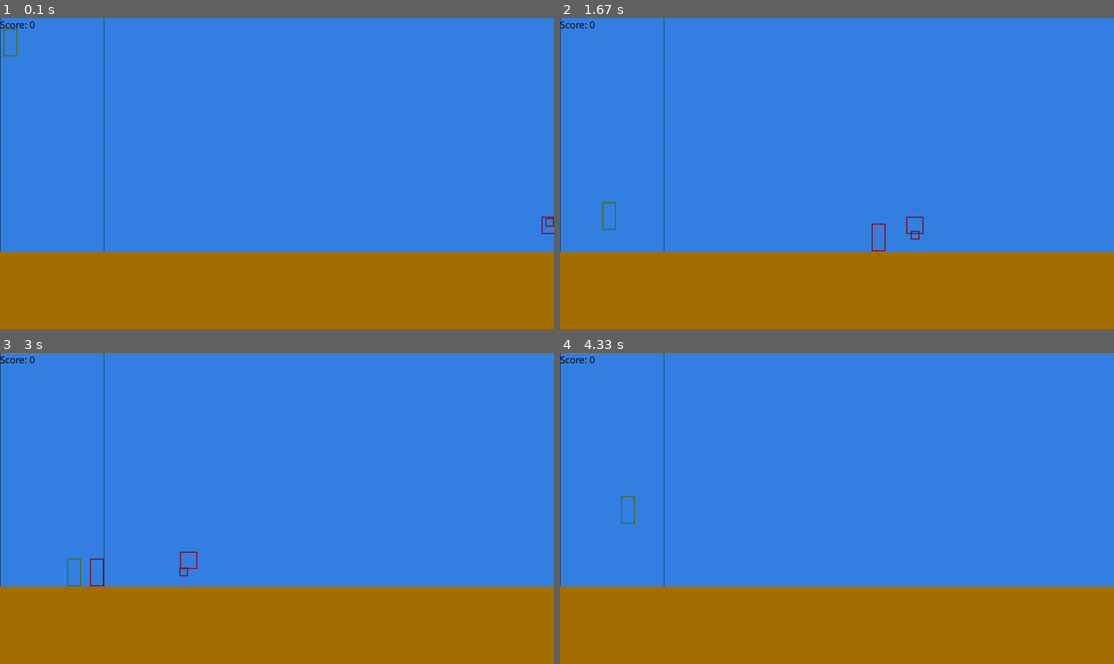
Above: before the commit, frames 1-4 (two rows, left to right).
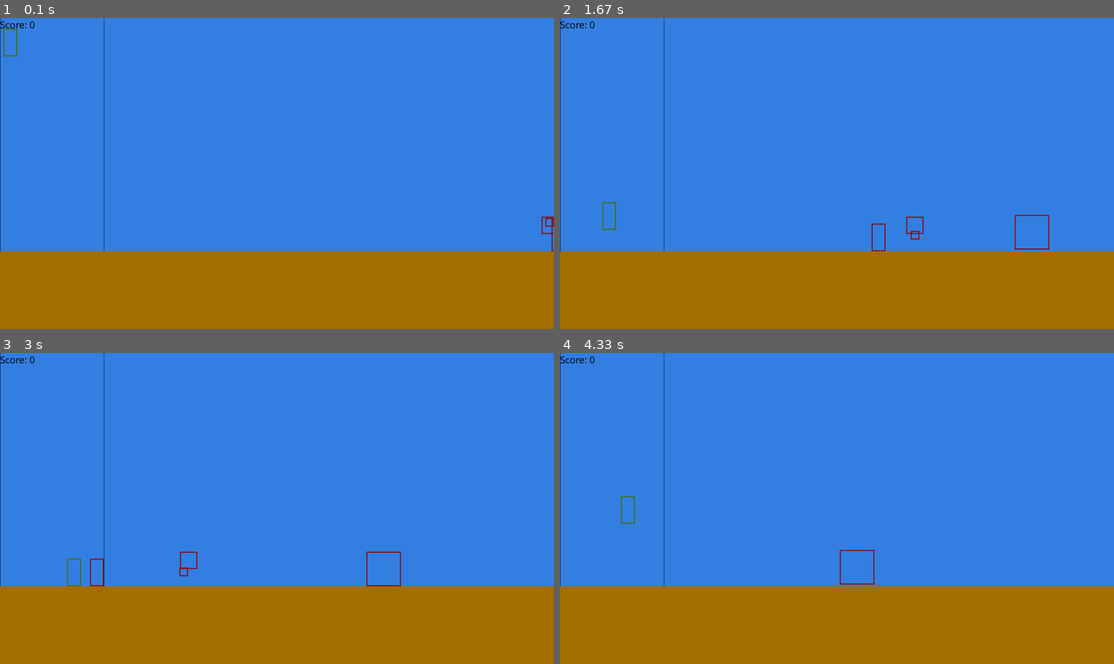
Above: after the commit, the same moments.

Repository: D3t3rm1nat1on/OurGame_PyGame
Game: pygame game, started from src/main.py
Same seed, same stepped clock (60 frames per second), same inputs: the game is played once before the commit and once after it.
Inputs:
- Up to frame 1 (0.1 s): no input
- Up to frame 2 (1.67 s): hold Right 0.33-0.8 s; hold Up 0.83-1.13 s; hold Right 1.17-1.63 s
- Up to frame 3 (3 s): hold Down 1.67-1.97 s; hold Up 2-2.37 s; hold Right from 2.4 s (still down)
- Up to frame 4 (4.33 s): release Right at 3.03 s; hold Down 3.07-3.43 s; hold Right 3.47-3.93 s; hold Up 3.97-4.27 s; hold Right from 4.3 s (still down)

The runs differ from the first frame. In frame 1, less than 0.1% of the frame differs, in the area x 99-100%, y 64-76%; in frame 2, 0.1%, in the area x 82-89%, y 63-75%; in frame 3, 0.1%; in frame 4, 0.1%.

Commit message:
UnitBirdBomb + Player + refactor

Diff:
--- a/src/command/MoveCommand.py
+++ b/src/command/MoveCommand.py
@@ -1,9 +1,15 @@
 from pygame.math import Vector2
 
 from .Command import Command
+from src.state import Unit
+from src.state import GameState
 
 
 class MoveCommand(Command):
+
+    unit: Unit
+    state: GameState
+
     def __init__(self, state, unit):
         self.state = state
         self.unit = unit
--- a/src/command/MoveEnemyCommand.py
+++ b/src/command/MoveEnemyCommand.py
@@ -1,12 +1,14 @@
-import math
 import random
 
 from pygame.math import Vector2
 
+from src.state import Unit
 from .MoveCommand import MoveCommand
 
 
 class MoveEnemyCommand(MoveCommand):
+    player_unit: Unit
+
     def __init__(self, state, enemy, player_unit):
         super().__init__(state, enemy)
         self.player_unit = player_unit
@@ -21,9 +23,9 @@
             self.state.score += 1
         # враг ударил игрока
         if self.unit.rect_collision.colliderect(self.player_unit.rect_collision):
-            #rand = random.randint(self.state.world_size.x / 2, self.state.world_size.x)
-            #self.unit.position = Vector2(rand, self.state.ground.y - 100)
-            enemy.is_alive = False
+            self.unit.hit()
+            if self.unit.is_killable:
+                self.state.enemies.remove(self.unit)
             self.player_unit.position.x -= 20
             if self.player_unit.position.x < 0:
                 print("LOG: PakeT T H I C C")
--- a/src/main.py
+++ b/src/main.py
@@ -17,7 +17,7 @@
         self.window_proportion = 1
         self.state = GameState()
         self.state.ground = pygame.Rect(self.state.ground, self.state.world_size)
-        self.player = states.Unit(full_size=Vector2(40, 80))
+        self.player = states.Player(full_size=Vector2(40, 80), max_speed_x=10, affected_by_gravity=True)
         self.window = pygame.display.set_mode((int(self.state.world_size.x) * self.window_proportion,
                                                int(self.state.world_size.y) * self.window_proportion))
         pygame.display.set_caption("Наша игра")
@@ -25,14 +25,20 @@
         self.clock = pygame.time.Clock()
         self.running = True
 
-        self.state.enemies.append(states.Unit(position=Vector2(self.state.world_size.x + 100, 20), speed=Vector2(-8, 0)))
-        self.state.enemies.append(states.Unit(position=Vector2(self.state.world_size.x, self.state.ground.y - 100), speed=Vector2(-6, 0),
+        self.state.enemies.append(
+            states.Unit(position=Vector2(self.state.world_size.x + 100, 20), speed=Vector2(-8, 0)))
+        self.state.enemies.append(
+            states.Unit(position=Vector2(self.state.world_size.x, self.state.ground.y - 100), speed=Vector2(-6, 0),
                         full_size=Vector2(50, 50), affected_by_gravity=False))
-        bird = states.UnitBird(position=Vector2(self.state.world_size.x, self.state.ground.y - 100), speed=Vector2(-6, 0),
-                        full_size=Vector2(25, 25), affected_by_gravity=False)
+        bird = states.UnitBird(position=Vector2(self.state.world_size.x, self.state.ground.y - 100),
+                               speed=Vector2(-6, 0),
+                               full_size=Vector2(25, 25), affected_by_gravity=False)
         self.state.enemies.append(bird)
 
-
+        bomb = states.UnitBirdBomb(position=Vector2(self.state.world_size.x, self.state.ground.y - 100),
+                                   speed=Vector2(-3, 0),
+                                   full_size=Vector2(100, 100), affected_by_gravity=False)
+        self.state.enemies.append(bomb)
 
         self.commands = []
 
@@ -77,11 +83,6 @@
         for enemy in self.state.enemies:
             MoveEnemyCommand(self.state, enemy, self.player).run()
 
-        for enemy in self.state.enemies:
-            if not enemy.is_alive:
-                self.state.enemies.remove(enemy)
-
-
     def render(self):
         self.window.fill((53, 129, 227))
 
--- /dev/null
+++ b/src/state/Player.py
@@ -0,0 +1,18 @@
+import math
+
+from .Unit import Unit
+from pygame.math import Vector2
+
+
+class Player(Unit):
+    max_speed_x: float
+
+    def __init__(self, position=Vector2(10, 20), speed=Vector2(0, 0), full_size=Vector2(40, 80),
+                 affected_by_gravity=False, max_speed_x=10.0):
+        super().__init__(position, speed, full_size,
+                         affected_by_gravity)
+        self.max_speed_x = max_speed_x
+
+    def unique_movement(self):
+        if self.speed.x > self.max_speed_x:
+            self.speed.x = self.max_speed_x
--- a/src/state/Unit.py
+++ b/src/state/Unit.py
@@ -6,7 +6,6 @@
 
 class Unit:
     position: Vector2
-    is_alive: bool
     speed: Vector2
     delta_speed: Vector2
     full_size: Vector2
@@ -26,7 +25,7 @@
         :type full_size Vector2
         :type affected_by_gravity bool
         """
-        self.is_alive = True
+        self.is_killable = True
         self.position = position
         self.speed = speed
         self.delta_speed = Vector2(0, 0)
@@ -40,3 +39,6 @@
 
     def unique_movement(self):
         pass
+
+    def hit(self):
+        pass
--- /dev/null
+++ b/src/state/UnitBirdBomb.py
@@ -0,0 +1,25 @@
+import math
+
+from .Unit import Unit
+from .UnitBird import UnitBird
+from pygame.math import Vector2
+
+
+class UnitBirdBomb(UnitBird):
+    def __init__(self, position=Vector2(10, 20), speed=Vector2(0, 0), full_size=Vector2(40, 80),
+                 affected_by_gravity=False):
+        super().__init__(position, speed, full_size,
+                         affected_by_gravity)
+        self.is_killable = False
+
+    def hit(self):
+        print("KA-BOOM")
+        self.speed *= 0
+        self.unique_movement = lambda : 0
+        self.rect_collision.size = self.full_size * 2
+
+    # def unique_movement(self):
+    #     super().unique_movement()
+    #     self.
+    #
+    # def go_big(self):
--- a/src/state/__init__.py
+++ b/src/state/__init__.py
@@ -1,3 +1,5 @@
 from .GameState import GameState
 from .Unit import Unit
 from .UnitBird import UnitBird
+from .UnitBirdBomb import UnitBirdBomb
+from .Player import Player
